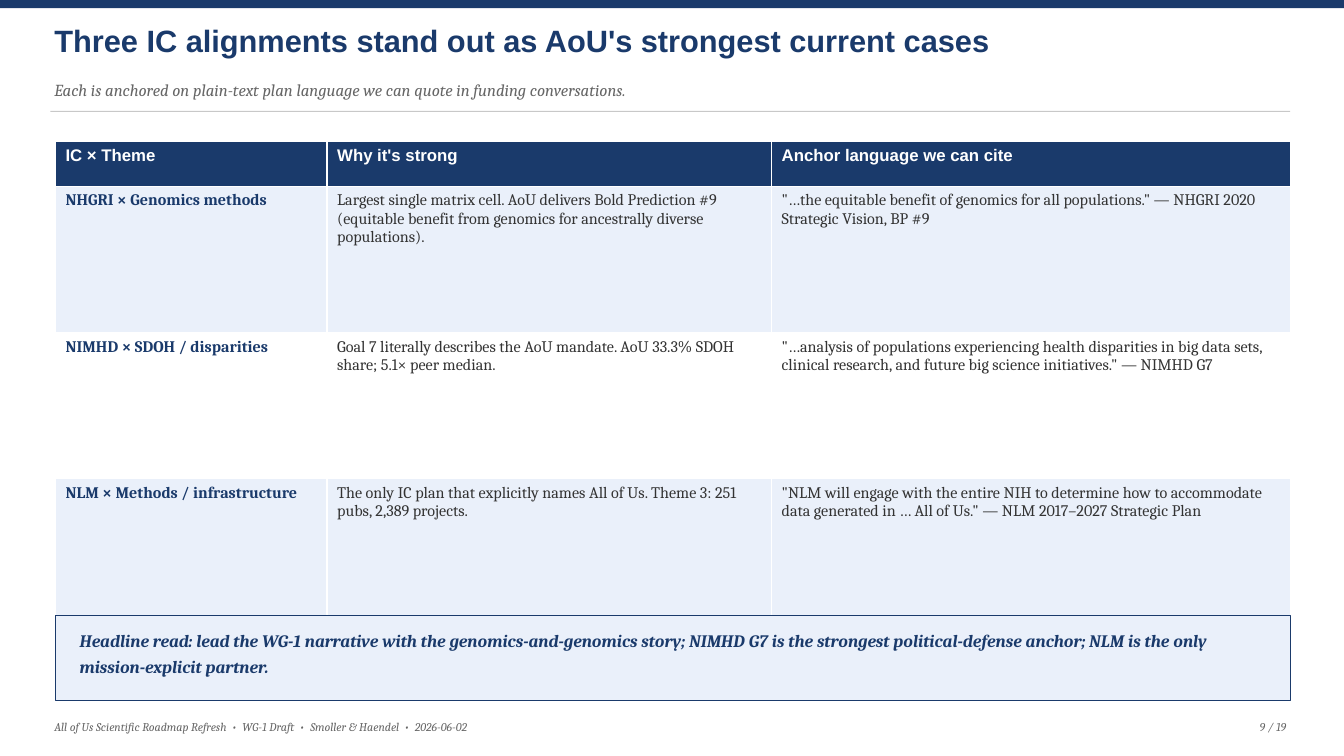
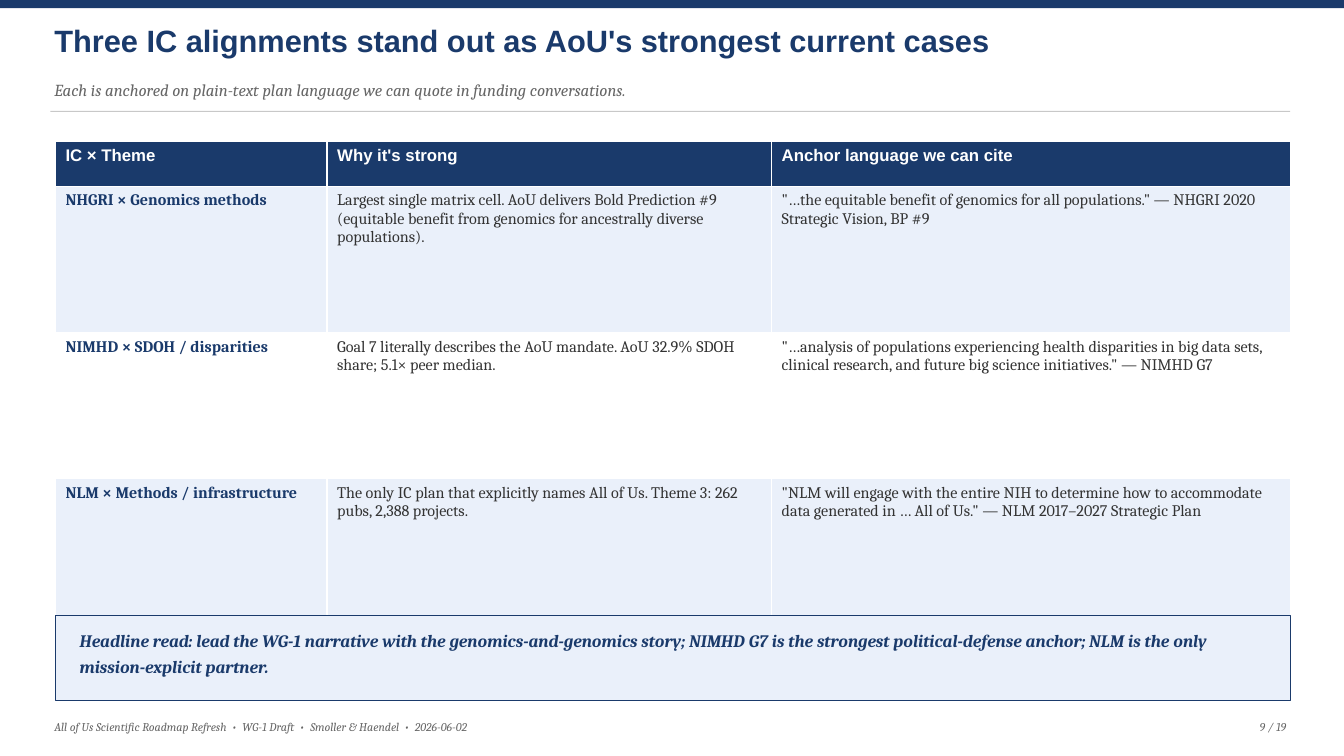
Before and after one commit to mellybelly/all-of-us, a slide deck: slide 9 of resources/deliverables/AoU_Roadmap_Refresh_Draft_Deck.pptx. Drawn at 1344x756 pixels with LibreOffice and Linux fonts; fonts in the diff are those of the drawing. Boxes give left, top, right and bottom in pixels: in the first picture for what was removed or moved away, otherwise in the second. Text is boxed around its words. In the diff, an @@ line names an element or a change of style, - is before the commit and + after.

```diff
--- a/resources/deliverables/AoU_Roadmap_Refresh_Draft_Deck.pptx
+++ b/resources/deliverables/AoU_Roadmap_Refresh_Draft_Deck.pptx
@@ table at [55, 141, 1290, 625] @@
-row 3, column 2: Goal 7 literally describes the AoU mandate. AoU 33.3% SDOH share; 5.1× peer median.
+row 3, column 2: Goal 7 literally describes the AoU mandate. AoU 32.9% SDOH share; 5.1× peer median.
-row 4, column 2: The only IC plan that explicitly names All of Us. Theme 3: 251 pubs, 2,389 projects.
+row 4, column 2: The only IC plan that explicitly names All of Us. Theme 3: 262 pubs, 2,388 projects.
```
Also in this commit, not shown: 14 other slides changed, 7 other files.
